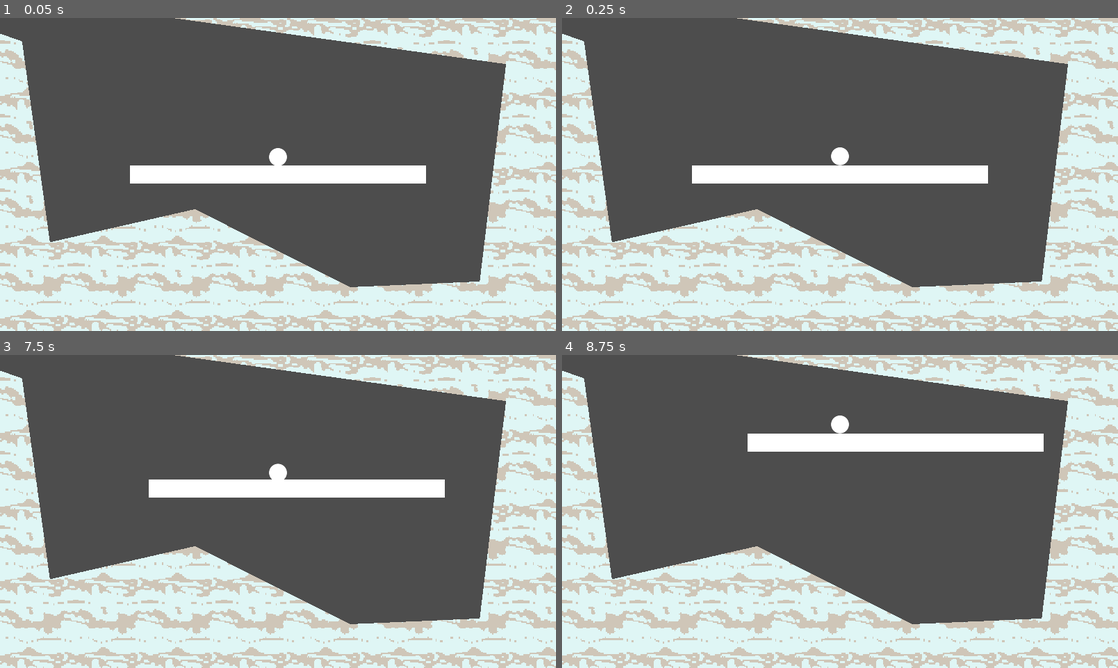
Above: before the commit, frames 1-4 (two rows, left to right).
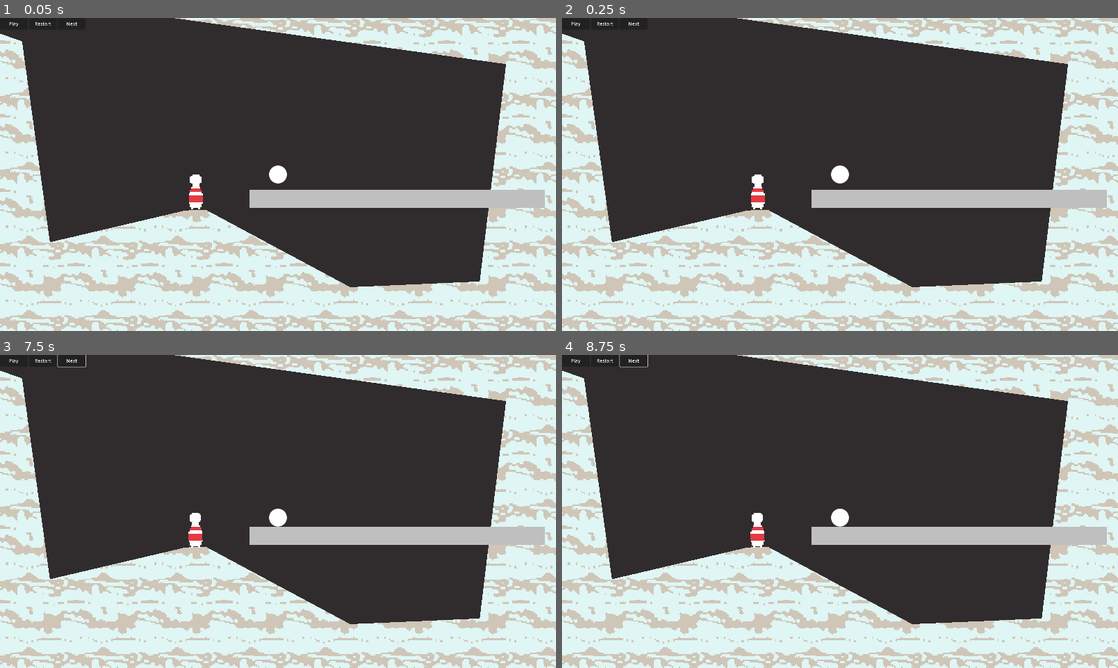
Above: after the commit, the same moments.

Repository: rylydou/mo-hacks-24
Game: Godot game, scene res://levels/test_level.tscn
Same seed, same stepped clock (60 frames per second), same inputs: the game is played once before the commit and once after it. Before the commit the project has no main scene; this scene is started directly in both runs.
Inputs (mouse positions are in pixels of both pictures, inside the frame that each line leads up to):
- Up to frame 1 (0.05 s): no input
- Up to frame 2 (0.25 s): no input
- Up to frame 3 (7.5 s): click (44, 361) at 0.5 s, where only the run after the commit has a clickable "Restart"; click (11, 361) at 1.25 s, where only the run after the commit has a clickable "Play"; click (11, 361) at 2 s, where only the run after the commit has a clickable "Play"; click (44, 361) at 2.75 s, where only the run after the commit has a clickable "Restart"; click (44, 361) at 3.5 s, where only the run after the commit has a clickable "Restart"; click (72, 361) at 4.25 s, where only the run after the commit has a clickable "Next"; click (72, 361) at 5 s, where only the run after the commit has a clickable "Next"; click (11, 361) at 5.75 s, where only the run after the commit has a clickable "Play"; click (72, 361) at 6.5 s, where only the run after the commit has a clickable "Next"; tap Enter at 7.25 s; drag from (278, 511) to (333, 442) at 7.27 s
- Up to frame 4 (8.75 s): tap Space at 8 s; drag from (728, 527) to (812, 574) at 8.02 s

The runs differ from the first frame. In frame 1, 58% of the frame differs, in the area x 0-98%, y 0-86%; in frame 2, 58%; in frame 3, 58%; in frame 4, 58%.

Commit message:
bunch a stuff

Diff:
--- a/levels/test_level.tscn
+++ b/levels/test_level.tscn
@@ -8,8 +8,9 @@
 [ext_resource type="Texture2D" uid="uid://chpiro6c43e4" path="res://content/textures/dirt_wall.png" id="6_0qaah"]
 [ext_resource type="Script" path="res://addons/rmsmartshape/materials/shape_material.gd" id="6_8pbge"]
 [ext_resource type="PackedScene" uid="uid://d1dvkak12py18" path="res://scenes/block.tscn" id="8_tct07"]
-
-[sub_resource type="Resource" id="Resource_8lvrb"]
+[ext_resource type="PackedScene" uid="uid://cshgkgy8qwrib" path="res://scenes/pin.tscn" id="9_t85tf"]
+
+[sub_resource type="Resource" id="Resource_ldk3o"]
 script = ExtResource("3_x5ojc")
 texture_idx = 0
 flip = false
@@ -20,9 +21,9 @@
 position = Vector2(-286, -162)
 point_in = Vector2(0, 0)
 point_out = Vector2(0, 0)
-properties = SubResource("Resource_8lvrb")
-
-[sub_resource type="Resource" id="Resource_mwym1"]
+properties = SubResource("Resource_ldk3o")
+
+[sub_resource type="Resource" id="Resource_qvgct"]
 script = ExtResource("3_x5ojc")
 texture_idx = 0
 flip = false
@@ -33,9 +34,9 @@
 position = Vector2(-301.092, 160.982)
 point_in = Vector2(0, 0)
 point_out = Vector2(0, 0)
-properties = SubResource("Resource_mwym1")
-
-[sub_resource type="Resource" id="Resource_0yxxc"]
+properties = SubResource("Resource_qvgct")
+
+[sub_resource type="Resource" id="Resource_spfe0"]
 script = ExtResource("3_x5ojc")
 texture_idx = 0
 flip = false
@@ -46,9 +47,9 @@
 position = Vector2(310.234, 169.401)
 point_in = Vector2(0, 0)
 point_out = Vector2(0, 0)
-properties = SubResource("Resource_0yxxc")
-
-[sub_resource type="Resource" id="Resource_myd4l"]
+properties = SubResource("Resource_spfe0")
+
+[sub_resource type="Resource" id="Resource_bdimt"]
 script = ExtResource("3_x5ojc")
 texture_idx = 14
 flip = false
@@ -59,9 +60,9 @@
 position = Vector2(326.535, -156.454)
 point_in = Vector2(0, 0)
 point_out = Vector2(0, 0)
-properties = SubResource("Resource_myd4l")
-
-[sub_resource type="Resource" id="Resource_bvhh7"]
+properties = SubResource("Resource_bdimt")
+
+[sub_resource type="Resource" id="Resource_1st6h"]
 script = ExtResource("3_x5ojc")
 texture_idx = 0
 flip = false
@@ -72,9 +73,9 @@
 position = Vector2(-134, -319)
 point_in = Vector2(0, 0)
 point_out = Vector2(0, 0)
-properties = SubResource("Resource_bvhh7")
-
-[sub_resource type="Resource" id="Resource_e5pt4"]
+properties = SubResource("Resource_1st6h")
+
+[sub_resource type="Resource" id="Resource_45fvy"]
 script = ExtResource("3_x5ojc")
 texture_idx = 0
 flip = false
@@ -85,9 +86,9 @@
 position = Vector2(-316, -242)
 point_in = Vector2(0, 0)
 point_out = Vector2(0, 0)
-properties = SubResource("Resource_e5pt4")
-
-[sub_resource type="Resource" id="Resource_vexaq"]
+properties = SubResource("Resource_45fvy")
+
+[sub_resource type="Resource" id="Resource_60tyy"]
 script = ExtResource("3_x5ojc")
 texture_idx = 0
 flip = false
@@ -98,9 +99,9 @@
 position = Vector2(-286, -162)
 point_in = Vector2(0, 0)
 point_out = Vector2(0, 0)
-properties = SubResource("Resource_vexaq")
-
-[sub_resource type="Resource" id="Resource_fgcso"]
+properties = SubResource("Resource_60tyy")
+
+[sub_resource type="Resource" id="Resource_i6oub"]
 script = ExtResource("3_x5ojc")
 texture_idx = 0
 flip = false
@@ -111,9 +112,9 @@
 position = Vector2(-267.733, 62.8991)
 point_in = Vector2(0, 0)
 point_out = Vector2(0, 0)
-properties = SubResource("Resource_fgcso")
-
-[sub_resource type="Resource" id="Resource_808v7"]
+properties = SubResource("Resource_i6oub")
+
+[sub_resource type="Resource" id="Resource_n88j7"]
 script = ExtResource("3_x5ojc")
 texture_idx = 0
 flip = false
@@ -124,9 +125,9 @@
 position = Vector2(196.871, -95.2354)
 point_in = Vector2(0, 0)
 point_out = Vector2(0, 0)
-properties = SubResource("Resource_808v7")
-
-[sub_resource type="Resource" id="Resource_s2ac1"]
+properties = SubResource("Resource_n88j7")
+
+[sub_resource type="Resource" id="Resource_vo1wk"]
 script = ExtResource("3_x5ojc")
 texture_idx = 0
 flip = false
@@ -137,9 +138,9 @@
 position = Vector2(174.153, 92.2988)
 point_in = Vector2(0, 0)
 point_out = Vector2(0, 0)
-properties = SubResource("Resource_s2ac1")
-
-[sub_resource type="Resource" id="Resource_j1u5r"]
+properties = SubResource("Resource_vo1wk")
+
+[sub_resource type="Resource" id="Resource_ebsoy"]
 script = ExtResource("3_x5ojc")
 texture_idx = 0
 flip = false
@@ -150,9 +151,9 @@
 position = Vector2(-299.36, 88.7352)
 point_in = Vector2(0, 0)
 point_out = Vector2(0, 0)
-properties = SubResource("Resource_j1u5r")
-
-[sub_resource type="Resource" id="Resource_6shcj"]
+properties = SubResource("Resource_ebsoy")
+
+[sub_resource type="Resource" id="Resource_iq22i"]
 script = ExtResource("3_x5ojc")
 texture_idx = 0
 flip = false
@@ -160,12 +161,12 @@
 
 [sub_resource type="Resource" id="Resource_8mnqo"]
 script = ExtResource("4_y47bt")
-position = Vector2(-71.735, 29.9359)
-point_in = Vector2(0, 0)
-point_out = Vector2(0, 0)
-properties = SubResource("Resource_6shcj")
-
-[sub_resource type="Resource" id="Resource_juij2"]
+position = Vector2(-79.672, 30.928)
+point_in = Vector2(0, 0)
+point_out = Vector2(0, 0)
+properties = SubResource("Resource_iq22i")
+
+[sub_resource type="Resource" id="Resource_q50rj"]
 script = ExtResource("3_x5ojc")
 texture_idx = 0
 flip = false
@@ -176,9 +177,9 @@
 position = Vector2(62.3452, 97.1988)
 point_in = Vector2(0, 0)
 point_out = Vector2(0, 0)
-properties = SubResource("Resource_juij2")
-
-[sub_resource type="Resource" id="Resource_psh1x"]
+properties = SubResource("Resource_q50rj")
+
+[sub_resource type="Resource" id="Resource_7o53n"]
 script = ExtResource("3_x5ojc")
 texture_idx = 0
 flip = false
@@ -189,9 +190,9 @@
 position = Vector2(-259.269, -21.7362)
 point_in = Vector2(0, 0)
 point_out = Vector2(0, 0)
-properties = SubResource("Resource_psh1x")
-
-[sub_resource type="Resource" id="Resource_5pmop"]
+properties = SubResource("Resource_7o53n")
+
+[sub_resource type="Resource" id="Resource_pego7"]
 script = ExtResource("3_x5ojc")
 texture_idx = 0
 flip = false
@@ -202,9 +203,9 @@
 position = Vector2(-196.906, 58.4447)
 point_in = Vector2(0, 0)
 point_out = Vector2(0, 0)
-properties = SubResource("Resource_5pmop")
-
-[sub_resource type="Resource" id="Resource_k8uy5"]
+properties = SubResource("Resource_pego7")
+
+[sub_resource type="Resource" id="Resource_cnh7m"]
 script = ExtResource("3_x5ojc")
 texture_idx = 0
 flip = false
@@ -215,9 +216,9 @@
 position = Vector2(-220.961, -114.835)
 point_in = Vector2(0, 0)
 point_out = Vector2(0, 0)
-properties = SubResource("Resource_k8uy5")
-
-[sub_resource type="Resource" id="Resource_qlddp"]
+properties = SubResource("Resource_cnh7m")
+
+[sub_resource type="Resource" id="Resource_ijruc"]
 script = ExtResource("3_x5ojc")
 texture_idx = 0
 flip = false
@@ -228,7 +229,20 @@
 position = Vector2(-272.633, -133.099)
 point_in = Vector2(0, 0)
 point_out = Vector2(0, 0)
-properties = SubResource("Resource_qlddp")
+properties = SubResource("Resource_ijruc")
+
+[sub_resource type="Resource" id="Resource_bf0w1"]
+script = ExtResource("3_x5ojc")
+texture_idx = 0
+flip = false
+width = 1.0
+
+[sub_resource type="Resource" id="Resource_qgm61"]
+script = ExtResource("4_y47bt")
+position = Vector2(-61.7196, 30.7516)
+point_in = Vector2(0, 0)
+point_out = Vector2(0, 0)
+properties = SubResource("Resource_bf0w1")
 
 [sub_resource type="Resource" id="Resource_iq0py"]
 script = ExtResource("5_5gsaf")
@@ -249,13 +263,14 @@
 15: SubResource("Resource_f0aqi"),
 16: SubResource("Resource_rgaj7"),
 17: SubResource("Resource_ye5qx"),
-18: SubResource("Resource_vrstq")
+18: SubResource("Resource_vrstq"),
+19: SubResource("Resource_qgm61")
 }
-_point_order = Array[int]([6, 5, 4, 3, 2, 1, 12, 7, 15, 18, 17, 16, 13, 14, 11, 8, 0])
+_point_order = Array[int]([6, 5, 4, 3, 2, 1, 12, 7, 15, 18, 17, 16, 13, 19, 14, 11, 8, 0])
 _constraints = {
 Array[int]([0, 6]): 15
 }
-_next_key = 19
+_next_key = 20
 _material_overrides = {}
 
 [sub_resource type="Resource" id="Resource_0yen0"]
@@ -292,7 +307,11 @@
 metadata/snow = true
 
 [node name="Collision" type="CollisionPolygon2D" parent="Shapes/Shape 1/Body"]
-polygon = PackedVector2Array(-286.044, -161.945, -316.128, - …(157 unchanged characters)… 283, -220.905, -114.881, -196.814, 58.3114, -71.7315, 29.9067, 62.3486, 97.1831, 174.072, 92.2118, 196.757, -95.1478)
+polygon = PackedVector2Array(-286.044, -161.945, -316.128, - …(157 unchanged characters)… 283, -220.905, -114.881, -196.814, 58.3101, -79.6724, 30.925, -61.7159, 30.7364, 62.3492, 97.1814, 174.072, 92.2118, 196.757, -95.1478)
 
 [node name="Block" parent="." instance=ExtResource("8_tct07")]
+position = Vector2(103, 21)
 scale = Vector2(15.945, 1)
+
+[node name="Pin" parent="." instance=ExtResource("9_t85tf")]
+position = Vector2(-71, 14)
--- a/project.godot
+++ b/project.godot
@@ -11,8 +11,13 @@
 [application]
 
 config/name="Missouri Hacks"
+run/main_scene="res://levels/test_level.tscn"
 config/features=PackedStringArray("4.2")
 config/icon="res://icon.png"
+
+[autoload]
+
+UI="*res://scenes/ui.tscn"
 
 [debug]
 
@@ -38,3 +43,4 @@
 [rendering]
 
 textures/canvas_textures/default_texture_filter=0
+environment/defaults/default_clear_color=Color(0.188235, 0.172549, 0.180392, 1)
--- a/scenes/ball.tscn
+++ b/scenes/ball.tscn
@@ -22,6 +22,7 @@
 max_contacts_reported = 1
 contact_monitor = true
 script = ExtResource("1_uipxa")
+mass_factor = 0.031
 
 [node name="Collision" type="CollisionShape2D" parent="."]
 unique_name_in_owner = true
--- a/scenes/block.tscn
+++ b/scenes/block.tscn
@@ -1,20 +1,26 @@
-[gd_scene load_steps=4 format=3 uid="uid://d1dvkak12py18"]
+[gd_scene load_steps=6 format=3 uid="uid://d1dvkak12py18"]
 
 [ext_resource type="Script" path="res://scripts/moveable.gd" id="1_2ax31"]
+[ext_resource type="Shader" path="res://shaders/block.gdshader" id="1_oysx7"]
+
+[sub_resource type="ShaderMaterial" id="ShaderMaterial_up5a7"]
+shader = ExtResource("1_oysx7")
+
+[sub_resource type="QuadMesh" id="QuadMesh_ch8rh"]
+size = Vector2(16, 16)
 
 [sub_resource type="RectangleShape2D" id="RectangleShape2D_m4tlq"]
 size = Vector2(16, 16)
 
-[sub_resource type="QuadMesh" id="QuadMesh_ch8rh"]
-size = Vector2(16, 16)
+[node name="Block" type="StaticBody2D"]
+input_pickable = true
 
-[node name="Block" type="StaticBody2D"]
+[node name="Mesh" type="MeshInstance2D" parent="."]
+material = SubResource("ShaderMaterial_up5a7")
+mesh = SubResource("QuadMesh_ch8rh")
 
 [node name="Collision" type="CollisionShape2D" parent="."]
 shape = SubResource("RectangleShape2D_m4tlq")
 
-[node name="Mesh" type="MeshInstance2D" parent="."]
-mesh = SubResource("QuadMesh_ch8rh")
-
 [node name="Movable" type="Node" parent="."]
 script = ExtResource("1_2ax31")
--- /dev/null
+++ b/scenes/pin.tscn
@@ -0,0 +1,24 @@
+[gd_scene load_steps=5 format=3 uid="uid://cshgkgy8qwrib"]
+
+[ext_resource type="Script" path="res://scripts/pin.gd" id="1_ceng6"]
+[ext_resource type="Texture2D" uid="uid://cwcpajyvb08jl" path="res://content/pin.png" id="2_qudgw"]
+
+[sub_resource type="PhysicsMaterial" id="PhysicsMaterial_je8m4"]
+rough = true
+
+[sub_resource type="RectangleShape2D" id="RectangleShape2D_1oned"]
+size = Vector2(12, 30)
+
+[node name="Pin" type="RigidBody2D"]
+physics_material_override = SubResource("PhysicsMaterial_je8m4")
+can_sleep = false
+continuous_cd = 2
+script = ExtResource("1_ceng6")
+
+[node name="Sprite2D" type="Sprite2D" parent="."]
+position = Vector2(0, -4)
+texture = ExtResource("2_qudgw")
+
+[node name="Collision" type="CollisionShape2D" parent="."]
+position = Vector2(0, 1)
+shape = SubResource("RectangleShape2D_1oned")
--- /dev/null
+++ b/scenes/ui.tscn
@@ -0,0 +1,46 @@
+[gd_scene load_steps=2 format=3 uid="uid://w2ci5q7y31k7"]
+
+[ext_resource type="Script" path="res://scripts/ui.gd" id="1_1i7ar"]
+
+[node name="CanvasLayer" type="CanvasLayer"]
+process_mode = 3
+script = ExtResource("1_1i7ar")
+
+[node name="UI" type="Control" parent="."]
+texture_filter = 4
+layout_mode = 3
+anchors_preset = 15
+anchor_right = 1.0
+anchor_bottom = 1.0
+grow_horizontal = 2
+grow_vertical = 2
+size_flags_horizontal = 3
+size_flags_vertical = 3
+mouse_filter = 2
+
+[node name="Box" type="HBoxContainer" parent="UI"]
+layout_mode = 1
+offset_right = 196.0
+offset_bottom = 40.0
+scale = Vector2(0.25, 0.25)
+alignment = 2
+
+[node name="Play Button" type="Button" parent="UI/Box"]
+custom_minimum_size = Vector2(96, 0)
+layout_mode = 2
+text = "Play"
+
+[node name="Restart Button" type="Button" parent="UI/Box"]
+custom_minimum_size = Vector2(96, 0)
+layout_mode = 2
+text = "Restart"
+
+[node name="Next Button" type="Button" parent="UI/Box"]
+unique_name_in_owner = true
+custom_minimum_size = Vector2(96, 0)
+layout_mode = 2
+text = "Next"
+
+[connection signal="pressed" from="UI/Box/Play Button" to="." method="play"]
+[connection signal="pressed" from="UI/Box/Restart Button" to="." method="restart"]
+[connection signal="pressed" from="UI/Box/Next Button" to="." method="next"]
--- a/scripts/moveable.gd
+++ b/scripts/moveable.gd
@@ -11,12 +11,13 @@
 
 func _ready() -> void:
 	object.input_event.connect(_input_event)
-	object.input_pickable = true
+	object.process_mode = Node.PROCESS_MODE_WHEN_PAUSED
+	print('set')
 
 
 func _process(delta: float) -> void:
 	if is_moving:
-		object.global_position = object.get_global_mouse_position() - move_offset
+		object.global_position = object.get_global_mouse_position() + move_offset
 
 	if is_rotating:
 		object.look_at(object.get_global_mouse_position())
@@ -27,7 +28,7 @@
 	if mouse_btn and event.is_pressed():
 		if mouse_btn.button_index == MOUSE_BUTTON_LEFT:
 			is_moving = true
-			move_offset = object.get_local_mouse_position()
+			move_offset = object.global_position - object.get_global_mouse_position()
 			return
 		if mouse_btn.button_index == MOUSE_BUTTON_RIGHT:
 			is_rotating = true
--- /dev/null
+++ b/scripts/pin.gd
@@ -0,0 +1,7 @@
+extends RigidBody2D
+
+
+func _physics_process(delta: float) -> void:
+	var dot = Vector2.RIGHT.dot(Vector2.from_angle(rotation))
+	if dot < 0.5:
+		UI.win()
--- /dev/null
+++ b/scripts/ui.gd
@@ -0,0 +1,38 @@
+extends Node
+
+
+var level_index = 0
+var levels: PackedStringArray = [
+	'res://levels/test_level.tscn',
+]
+
+
+func _ready() -> void:
+	get_tree().paused = false
+	await get_tree().process_frame
+	get_tree().paused = true
+	get_viewport().get_camera_2d().process_mode = Node.PROCESS_MODE_ALWAYS
+
+
+func next() -> void:
+	level_index += 1
+	if level_index >= levels.size(): return
+	var level := levels[level_index]
+	get_tree().change_scene_to_file(level)
+	%'Next Button'.disabled = true
+	get_viewport().get_camera_2d().process_mode = Node.PROCESS_MODE_ALWAYS
+
+
+func restart() -> void:
+	get_tree().reload_current_scene()
+	get_tree().paused = false
+	await get_tree().process_frame
+	get_tree().paused = true
+
+
+func win() -> void:
+	pass
+
+
+func play() -> void:
+	get_tree().paused = false
--- /dev/null
+++ b/shaders/block.gdshader
@@ -0,0 +1,7 @@
+shader_type canvas_item;
+
+
+void fragment() {
+	COLOR.rgb = vec3(0.75, 0.75, 0.75);
+	COLOR.a = 1.0;
+}
Binary file added: content/pin.png
Not shown, added: content/pin.png.import
Not shown: 1 places in levels/test_level.tscn that only renumber resources
